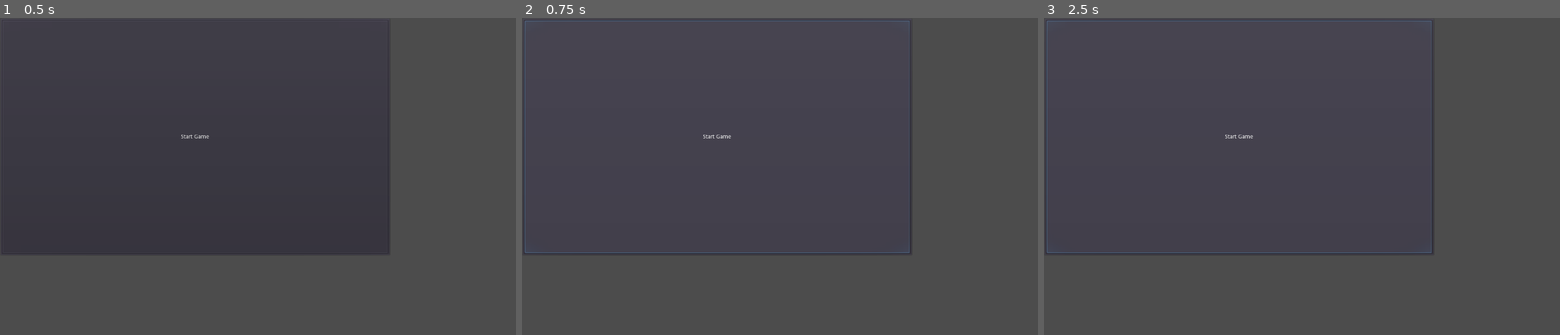
Above: before the commit, frames 1-3 (left to right).
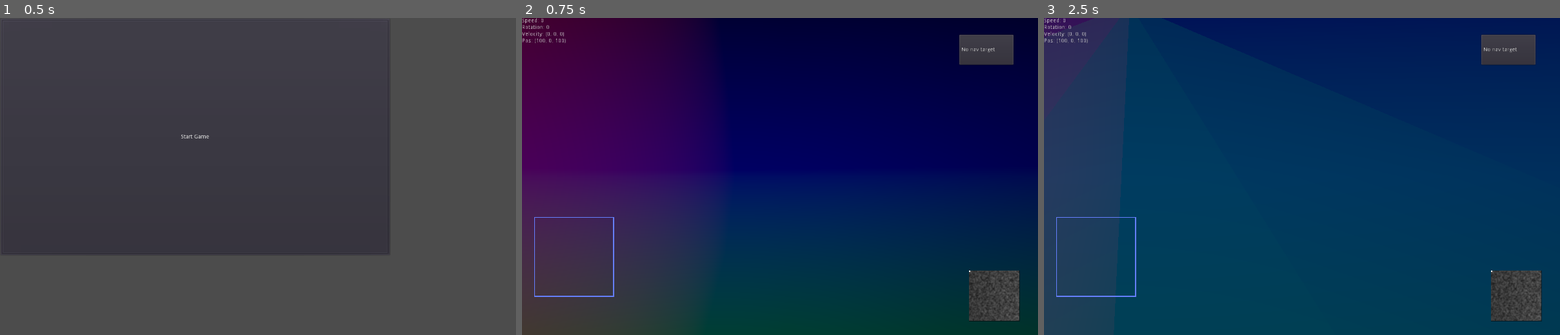
Above: after the commit, the same moments.

Repository: wraitii/WindRider
Game: Godot game, scene res://source/gui/MainMenu.tscn
The game is run twice, just before and just after one commit, with the same random seed, the same clock (stepped at 60 frames per second) and the same inputs.
Inputs (mouse positions are in pixels of both pictures, inside the frame that each line leads up to):
- Up to frame 1 (0.5 s): no input
- Up to frame 2 (0.75 s): click "Start Game" at 0.5 s
- Up to frame 3 (2.5 s): click (1240, 138) at 1.25 s, where only the run before the commit has a clickable "Start Game"; tap Enter (ship_dock) at 2, 2.1 s; hold Right (ship_rotate_right) from 2.03 s (still down); tap C (switch_camera) at 2.3 s

Frame 1 is identical in both runs. In frame 2, 94% of the frame differs, in the area x 0-100%, y 0-100%; in frame 3, 97%.
Error before the commit: Parse Error: The identifier "ASK_DOCKING" isn't declared in the current scope. (res://source/game/comms/Docking.gd:30)
Error after the commit: Unable to iterate on object of type 'Nil'. (res://source/game/Galaxy.gd:10)

Commit message:
Update to latest dev godot and start streamlining how I bring ship in. Implement the outside world simulator

Diff:
--- a/default_env.tres
+++ b/default_env.tres
@@ -2,100 +2,14 @@
 
 [sub_resource type="ProceduralSky" id=1]
 
-radiance_size = 4
 sky_top_color = Color( 0.0470588, 0.454902, 0.976471, 1 )
 sky_horizon_color = Color( 0.556863, 0.823529, 0.909804, 1 )
 sky_curve = 0.25
-sky_energy = 1.0
 ground_bottom_color = Color( 0.101961, 0.145098, 0.188235, 1 )
 ground_horizon_color = Color( 0.482353, 0.788235, 0.952941, 1 )
 ground_curve = 0.01
-ground_energy = 1.0
-sun_color = Color( 1, 1, 1, 1 )
-sun_latitude = 35.0
-sun_longitude = 0.0
-sun_angle_min = 1.0
-sun_angle_max = 100.0
-sun_curve = 0.05
-sun_energy = 16.0
-texture_size = 2
 
 [resource]
 
 background_mode = 2
 background_sky = SubResource( 1 )
-background_sky_custom_fov = 0.0
-background_color = Color( 0, 0, 0, 1 )
-background_energy = 1.0
-background_canvas_max_layer = 0
-ambient_light_color = Color( 0, 0, 0, 1 )
-ambient_light_energy = 1.0
-ambient_light_sky_contribution = 1.0
-fog_enabled = false
-fog_color = Color( 0.5, 0.6, 0.7, 1 )
-fog_sun_color = Color( 1, 0.9, 0.7, 1 )
-fog_sun_amount = 0.0
-fog_depth_enabled = true
-fog_depth_begin = 10.0
-fog_depth_curve = 1.0
-fog_transmit_enabled = false
-fog_transmit_curve = 1.0
-fog_height_enabled = false
-fog_height_min = 0.0
-fog_height_max = 100.0
-fog_height_curve = 1.0
-tonemap_mode = 0
-tonemap_exposure = 1.0
-tonemap_white = 1.0
-auto_exposure_enabled = false
-auto_exposure_scale = 0.4
-auto_exposure_min_luma = 0.05
-auto_exposure_max_luma = 8.0
-auto_exposure_speed = 0.5
-ss_reflections_enabled = false
-ss_reflections_max_steps = 64
-ss_reflections_fade_in = 0.15
-ss_reflections_fade_out = 2.0
-ss_reflections_depth_tolerance = 0.2
-ss_reflections_roughness = true
-ssao_enabled = false
-ssao_radius = 1.0
-ssao_intensity = 1.0
-ssao_radius2 = 0.0
-ssao_intensity2 = 1.0
-ssao_bias = 0.01
-ssao_light_affect = 0.0
-ssao_ao_channel_affect = 0.0
-ssao_color = Color( 0, 0, 0, 1 )
-ssao_quality = 0
-ssao_blur = 3
-ssao_edge_sharpness = 4.0
-dof_blur_far_enabled = false
-dof_blur_far_distance = 10.0
-dof_blur_far_transition = 5.0
-dof_blur_far_amount = 0.1
-dof_blur_far_quality = 1
-dof_blur_near_enabled = false
-dof_blur_near_distance = 2.0
-dof_blur_near_transition = 1.0
-dof_blur_near_amount = 0.1
-dof_blur_near_quality = 1
-glow_enabled = false
-glow_levels/1 = false
-glow_levels/2 = false
-glow_levels/3 = true
-glow_levels/4 = false
-glow_levels/5 = true
-glow_levels/6 = false
-glow_levels/7 = false
-glow_intensity = 0.8
-glow_strength = 1.0
-glow_bloom = 0.0
-glow_blend_mode = 2
-glow_hdr_threshold = 1.0
-glow_hdr_scale = 2.0
-glow_bicubic_upscale = false
-adjustment_enabled = false
-adjustment_brightness = 1.0
-adjustment_contrast = 1.0
-adjustment_saturation = 1.0
--- a/project.godot
+++ b/project.godot
@@ -25,6 +25,7 @@
 A2V="*res://source/lib/ArrayToVectors.gd"
 DataMgr="*res://source/lib/DataMgr.gd"
 Core="*res://source/Core.gd"
+Enums="*res://source/game/Enums.gd"
 
 [debug]
 
--- a/source/Core.gd
+++ b/source/Core.gd
@@ -7,6 +7,7 @@
 const LandableDataMgr = preload('game/LandableDataMgr.gd')
 
 const GameStatus = preload('game/GameStatus.gd')
+const OutsideWorldSim = preload('game/OutsideWorldSimulator.gd')
 
 const InGame = preload('game/ingame.tscn')
 const Docked = preload('game/Docked.tscn')
@@ -20,23 +21,26 @@
 var componentsData = ComponentDataMgr.new()
 var landablesData = LandableDataMgr.new()
 var gameState = GameStatus.new()
+var outsideWorldSim = OutsideWorldSim.new()
 
 func startGame():
+	gameState.currentSystem = 'Sol'
 	gameState.playerShip = Ship.instance()
 	gameState.playerShip.init('Cycles')
+	gameState.playerShip.teleport('Sol', Vector2(100, 100))
+
 	player = Player.instance()
 	player.setCurrentShip(gameState.playerShip)
 	get_node('/root').add_child(player)
 
 	get_node('/root/MainMenu').queue_free()
-	jump('Sol')
+	jump()
 	gameState.playerShip.global_translate(Vector3(0,0,0))
 
-func jump(to):
+func jump():
 	if gameState.currentScene:
-		gameState.playerShip.get_parent().remove_child(gameState.playerShip)
 		gameState.currentScene.queue_free()
-	gameState.playerShip.currentSystem = to
+
 	gameState.currentScene = InGame.instance()
 	get_node('/root').add_child(gameState.currentScene)
 
@@ -52,7 +56,6 @@
 
 func undock():
 	if gameState.currentScene:
-#		gameState.playerShip.get_parent().remove_child(gameState.playerShip)
 		get_node('/root').remove_child(gameState.currentScene)
 		gameState.currentScene.queue_free()
 
--- a/source/game/Camera.gd
+++ b/source/game/Camera.gd
@@ -1,13 +1,13 @@
 extends Camera
 
 enum CAMERA_STATES { FOLLOW, FOLLOW_FROM_ABOVE }
-export (CAMERA_STATES) var mode = FOLLOW;
+export (CAMERA_STATES) var mode = CAMERA_STATES.FOLLOW;
 
 var followedShip = null;
 
 func _ready():
 	if !Core.gameState.cameraMode:
-		Core.gameState.cameraMode = FOLLOW
+		Core.gameState.cameraMode = CAMERA_STATES.FOLLOW
 	mode = Core.gameState.cameraMode;
 	_init_mode()
 	pass
@@ -19,13 +19,13 @@
 	var trans = followedShip.get_global_transform()
 
 	match mode:
-		FOLLOW:
+		CAMERA_STATES.FOLLOW:
 			var pos = Vector3(0,1.5,3.0);
 			var vec = trans.xform(pos)
 			transform.origin = vec
 			transform.basis = trans.basis
 			#rotate_object_local(Vector3(0,1,0),-PI/2.0)
-		FOLLOW_FROM_ABOVE:
+		CAMERA_STATES.FOLLOW_FROM_ABOVE:
 			var pos = Vector3(0.0,200.0,0);
 			var vec = trans.xform(pos)
 			transform.origin = vec
@@ -37,13 +37,13 @@
 func switch_mode():
 	mode = mode + 1;
 	if mode >= len(CAMERA_STATES):
-		mode = FOLLOW;
+		mode = CAMERA_STATES.FOLLOW;
 	_init_mode()
 
 func _init_mode():
 	Core.gameState.cameraMode = mode
 	match mode:
-		FOLLOW:
+		CAMERA_STATES.FOLLOW:
 			fov = 60
-		FOLLOW_FROM_ABOVE:
+		CAMERA_STATES.FOLLOW_FROM_ABOVE:
 			fov = 15
--- /dev/null
+++ b/source/game/Enums.gd
@@ -0,0 +1,9 @@
+extends Node
+
+## Separate script for named enums to load them.
+## autoloaded
+
+enum HYPERNAVMETHOD {
+	TELEPORTING,
+	JUMPING
+}
--- a/source/game/GameStatus.gd
+++ b/source/game/GameStatus.gd
@@ -1,5 +1,8 @@
 extends Node
 
 var playerShip = null
+# used to know which system to instance
+var currentSystem = null;
+
 var currentScene = null;
 var cameraMode = null;
--- a/source/game/JumpZone.gd
+++ b/source/game/JumpZone.gd
@@ -1,6 +1,18 @@
 extends 'res://source/game/Landable.gd'
 
 var jumpTo = null;
+var direction;
 
 func init(system):
 	jumpTo = system['name'];
+
+func deliver(obj):
+	var target = -direction
+	var up = Vector3(0,1,0)
+	if target == up:
+		up = Vector3(1,0,0)
+	obj.look_at_from_position(translation, target, up)
+	print('delivering')
+	print_tree()
+	get_node('/root').print_tree()
+	get_parent().get_parent().add_child(obj)
--- /dev/null
+++ b/source/game/OutsideWorldSimulator.gd
@@ -0,0 +1,96 @@
+extends Node
+
+## Because of computational, programmer, and Godot limitations
+## (can only run one instance of Bullet for example)
+## The world outside the current system cannot be played
+## with the same level of detail.
+## To keep continuity and make it feel alive,
+## we thus rely on the OutsideWorldSimulator,
+## whose job is to make the player think we are actually
+## playing those outside systems.
+
+## This is also essentially the galaxy-wide ship manager
+## because of that.
+
+var _ships = {
+}
+
+# array-per-system of ship IDs
+# that will "unjump" on the next _process
+var _shipsArrivingAt = {
+}
+
+var ids = 0;
+
+class HypernavigationData:
+	var method = null;
+	var to = null;
+	var data = null;
+
+	func _init(m, t, d = {}):
+		to = t
+		method = m
+		data = d
+
+	static func hyperjump(to):
+		return HypernavigationData.new(
+			Enums.HYPERNAVMETHOD.JUMPING,
+			to
+		)
+	static func teleport(to, pos):
+		return HypernavigationData.new(
+			Enums.HYPERNAVMETHOD.TELEPORTING,
+			to,
+			{ 'position': pos }
+		)
+
+class _shipsimData:
+	var lastSystem = null;
+	var currentSystem = null;
+	var hyperNavigating = null;
+
+func ship(ID):
+	assert(ID in _ships)
+	return _ships[ID];
+
+func assign_id(ship):
+	ship.ID = ids;
+	ids += 1;
+	_ships[ship.ID] = {
+		'ship': ship,
+		'data': _shipsimData.new()
+	};
+	ship.connect('jumping', self, 'ship_jump')
+	ship.connect('teleporting', self, 'ship_teleport')
+
+func ship_jump(ship, to):
+	var data = _ships[ship.ID].data;
+	assert(data.currentSystem != null)
+	data.lastSystem = data.currentSystem;
+	data.currentSystem = null;
+	data.hyperNavigating = HypernavigationData.hyperjump(to)
+	_arriving_at(ship.ID, to)
+
+func ship_teleport(ship, to, pos):
+	var data = _ships[ship.ID].data;
+	data.lastSystem = data.currentSystem; # may be null
+	data.currentSystem = null;
+	data.hyperNavigating = HypernavigationData.teleport(to, pos)
+	_arriving_at(ship.ID, to)
+
+func quit_hypernavigation(shipID):
+	_ships[shipID].data.currentSystem = _ships[shipID].data.hyperNavigating.to;
+	assert(_ships[shipID].data.currentSystem != null)
+	_ships[shipID].data.hyperNavigating = null;
+
+func _arriving_at(shipID, to):
+	if !(to in _shipsArrivingAt):
+		_shipsArrivingAt[to] = []
+	_shipsArrivingAt[to].push_back(shipID)
+
+func poll_all_arriving_at(at):
+	if !(at in _shipsArrivingAt):
+		return []
+	var ret = _shipsArrivingAt[at]
+	_shipsArrivingAt.erase(at)
+	return ret;
--- a/source/game/Player.gd
+++ b/source/game/Player.gd
@@ -17,7 +17,7 @@
 	ship = s;
 	ship.connect('got_chat', self, 'on_chat')
 	ship.connect('docking', self, 'on_dock')
-	ship.connect('undocking', self, 'on_undock')
+	ship.connect('jumping', self, 'on_jump')
 
 func get_current_ship():
 	return ship;
@@ -29,8 +29,9 @@
 	chat.text += chatData.message + '\n'
 	pass
 
+func on_jump(from, to):
+	Core.gameState.jumpingFrom = from;
+	Core.jump()
+
 func on_dock(dock):
 	Core.dock(dock)
-
-func on_undock(a):
-	Core.undock()
--- a/source/game/Ship.gd
+++ b/source/game/Ship.gd
@@ -7,7 +7,7 @@
 
 const Graphics = preload('res://source/graphics/Ship.tscn')
 
-var currentSystem;
+var ID;
 var dockedAt = null;
 
 export (String) var shipDataName;
@@ -20,7 +20,8 @@
 
 signal got_chat(convo, sender, chatData)
 signal docking(dock)
-signal undocking(a)
+signal jumping(ship, to)
+signal teleporting(ship, to, pos)
 
 func _init():
 	set_angular_damp(1.0);
@@ -28,6 +29,7 @@
 	pass
 
 func init(name):
+	Core.outsideWorldSim.assign_id(self);
 	navSystem = get_node('NavSystem');
 	shipStats = get_node('ShipStats')
 
@@ -36,7 +38,6 @@
 	shipStats.init(data)
 
 	get_node('ShipGraphics').init(data)
-	print_tree()
 	pass
 
 func _process(delta):
@@ -74,14 +75,25 @@
 	elif cross.y < 0:
 		rotate_left(0);
 
+func teleport(to, pos):
+	navSystem.targetNode = null;
+	if self.is_inside_tree():
+		get_parent().remove_child(self)
+	emit_signal('teleporting', self, to, pos)
+
+func do_jump(to):
+	navSystem.targetNode = null;
+	if self.is_inside_tree():
+		get_parent().remove_child(self)
+	emit_signal('jumping', self, to)
+
 func try_dock():
 	if navSystem.targetNode == null:
 		return;
 
 	if navSystem.targetNode is JumpZone:
 		if navSystem.targetNode.overlaps_body(self):
-			Core.jump(navSystem.targetNode.jumpTo)
-			navSystem.targetNode = null;
+			do_jump(navSystem.targetNode.jumpTo)
 		return
 
 	if dockingProcedure != null:
@@ -94,11 +106,8 @@
 func do_dock(to):
 	dockedAt = to;
 	dockingProcedure = null;
+	get_parent().remove_child(self)
 	emit_signal('docking', to)
-
-func undock():
-	dockedAt = null;
-	emit_signal('undocking', self)
 
 func on_received_chat(convo, sender, chatData):
 	emit_signal('got_chat', convo, sender, chatData)
--- a/source/game/System.gd
+++ b/source/game/System.gd
@@ -48,8 +48,6 @@
 
 		var jumpZone = JumpZone.instance()
 
-		jumpZone.init(jumpTo)
-
 		var dir = A2V._3(jumpTo['position']) - A2V._3(sysData['position'])
 		dir = dir.normalized()
 
@@ -61,4 +59,7 @@
 		# pretend systems are XY, not XZ aligned
 		jumpZone.rotate_object_local(Vector3(1,0,0),PI/2.0)
 
+		jumpZone.init(jumpTo)
+		jumpZone.direction = dir
+
 		self.add_child(jumpZone)
--- a/source/game/comms/docking.gd
+++ b/source/game/comms/docking.gd
@@ -3,7 +3,7 @@
 # Docking
 ## Lets sender ask for docking at receiver
 
-enum Types {
+enum {
 	ASK_DOCKING,
 	DOCKING_OK,
 	DOCKING_REFUSED,
--- a/source/game/gui/Radar.tscn
+++ b/source/game/gui/Radar.tscn
@@ -41,3 +41,12 @@
 texture_mode = 45
 sharp_limit = 2.0
 round_precision = 8
+
+[node name="playerCross" type="Line2D" parent="."]
+position = Vector2( -1.17493, 0 )
+points = PoolVector2Array( 0, 100, 200, 100, 100, 100, 100, 0, 100, 200 )
+width = 1.0
+default_color = Color( 0.356863, 0.345098, 0.344196, 1 )
+texture_mode = -1254884560
+sharp_limit = 2.0
+round_precision = 8
--- a/source/game/ingame.gd
+++ b/source/game/ingame.gd
@@ -5,13 +5,13 @@
 const System = preload('System.tscn')
 
 func _ready():
-	_system = Core.gameState.playerShip.currentSystem;
+	_system = Core.gameState.currentSystem;
 
 	var system = System.instance()
 	system.init(Core.galaxy.system(_system))
 	self.add_child(system)
 
-	self.add_child(Core.gameState.playerShip)
+	bring_in_all_arriving()
 
 	get_node('Camera').followedShip = Core.gameState.playerShip
 	get_node('VelocityRadar').set_follower(Core.gameState.playerShip)
@@ -19,6 +19,31 @@
 
 	pass
 
+func bring_in_all_arriving():
+	var ships = Core.outsideWorldSim.poll_all_arriving_at(_system);
+	for shipID in ships:
+		bring_in(shipID)
+
+func bring_in(shipID):
+	var ship = Core.outsideWorldSim.ship(shipID)
+	assert(ship.data.hyperNavigating != null)
+	match ship.data.hyperNavigating.method:
+		Enums.HYPERNAVMETHOD.JUMPING:
+			var landables = get_tree().get_nodes_in_group('Landables')
+			for l in landables:
+				if !('jumpTo' in l):
+					continue
+				if l.jumpTo == ship.data.lastSystem:
+					l.deliver(ship.ship)
+		Enums.HYPERNAVMETHOD.TELEPORTING:
+			self.add_child(ship.ship)
+			ship.ship.translation = Vector3(
+				ship.data.hyperNavigating.data.position.x,
+				0,
+				ship.data.hyperNavigating.data.position.y
+			)
+			Core.outsideWorldSim.quit_hypernavigation(shipID);
+
 func _process(delta):
 	pass
 
--- a/source/gui/MainMenu.tscn
+++ b/source/gui/MainMenu.tscn
@@ -3,64 +3,24 @@
 [ext_resource path="res://source/gui/MainMenu.gd" type="Script" id=1]
 
 [node name="MainMenu" type="PanelContainer"]
-anchor_left = 0.0
-anchor_top = 0.0
-anchor_right = 0.0
-anchor_bottom = 0.0
 margin_right = 984.0
 margin_bottom = 600.0
-rect_pivot_offset = Vector2( 0, 0 )
-rect_clip_content = false
-mouse_filter = 0
-mouse_default_cursor_shape = 0
-size_flags_horizontal = 1
-size_flags_vertical = 1
 script = ExtResource( 1 )
 
 [node name="Label" type="Label" parent="."]
-anchor_left = 0.0
-anchor_top = 0.0
-anchor_right = 0.0
-anchor_bottom = 0.0
 margin_left = 7.0
 margin_top = 293.0
 margin_right = 977.0
 margin_bottom = 307.0
-rect_pivot_offset = Vector2( 0, 0 )
-rect_clip_content = false
-mouse_filter = 2
-mouse_default_cursor_shape = 0
-size_flags_horizontal = 1
-size_flags_vertical = 4
 text = "WindRider"
 align = 1
 valign = 1
-percent_visible = 1.0
-lines_skipped = 0
-max_lines_visible = -1
 
 [node name="StartGame" type="Button" parent="."]
-anchor_left = 0.0
-anchor_top = 0.0
-anchor_right = 0.0
-anchor_bottom = 0.0
 margin_left = 7.0
 margin_top = 7.0
 margin_right = 977.0
 margin_bottom = 593.0
-rect_pivot_offset = Vector2( 0, 0 )
-rect_clip_content = false
-focus_mode = 2
-mouse_filter = 0
-mouse_default_cursor_shape = 0
-size_flags_horizontal = 1
-size_flags_vertical = 1
-toggle_mode = false
-enabled_focus_mode = 2
-shortcut = null
-group = null
 text = "Start Game"
-flat = false
-align = 1
 
 [connection signal="button_up" from="StartGame" to="." method="_on_StartGame_button_up"]
